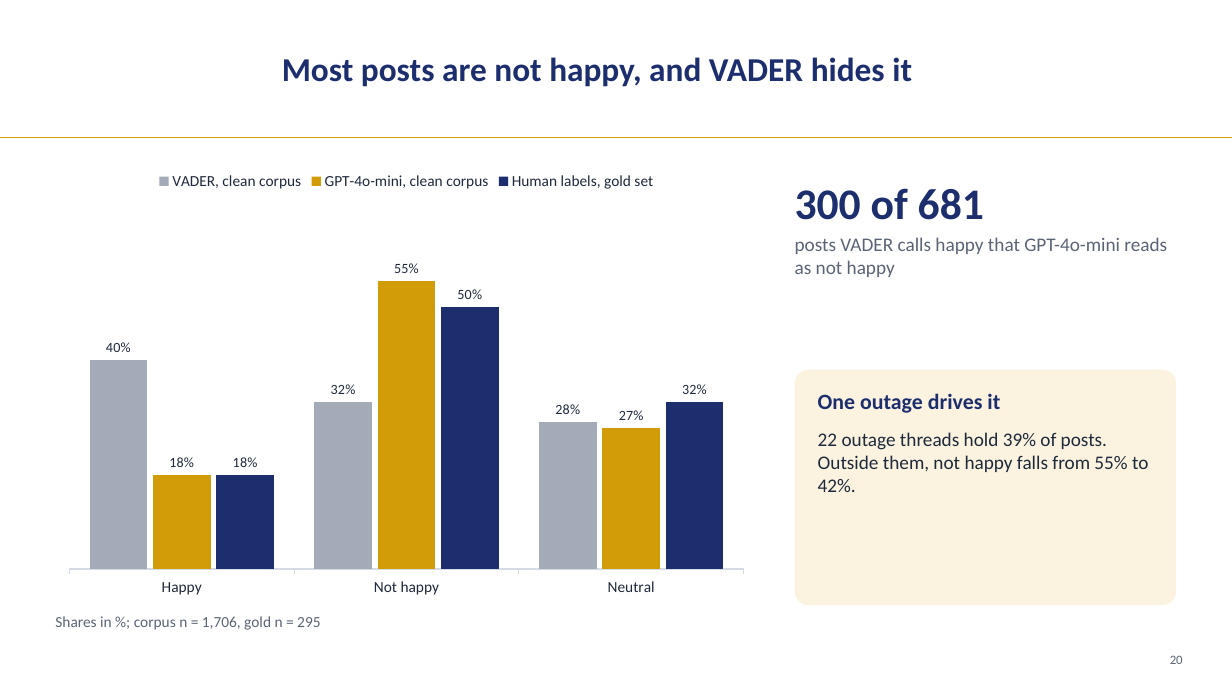
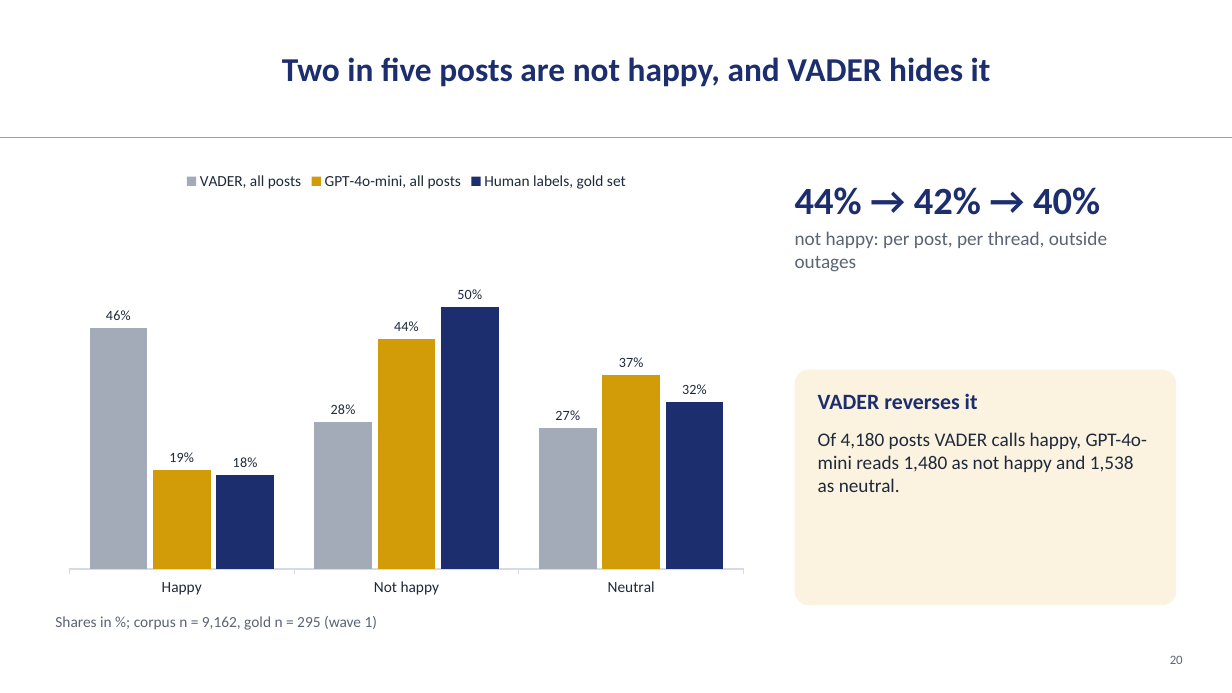
Before and after one commit to LizLicense/Public-Sentiment-Analysis-LLM-powered-Issue-Extraction, a slide deck: slide 20 of presentation/capstone_walkthrough.pptx. Drawn at 1232x693 pixels with LibreOffice and Linux fonts; fonts in the diff are those of the drawing; background and template pictures are left out. Boxes give left, top, right and bottom in pixels: in the first picture for what was removed or moved away, otherwise in the second. Text is boxed around its words. In the diff, an @@ line names an element or a change of style, - is before the commit and + after.

```diff
--- a/presentation/capstone_walkthrough.pptx
+++ b/presentation/capstone_walkthrough.pptx
@@ text at [282, 57, 991, 87]: text changed @@
-Most posts are not happy, and VADER hides it
+Two in five posts are not happy, and VADER hides it
@@ column chart at [55, 162, 758, 605] @@
-VADER, clean corpus: 40, 32, 28
+VADER, all posts: 46, 28, 27
-GPT-4o-mini, clean corpus: 18, 55, 27
+GPT-4o-mini, all posts: 19, 44, 37
@@ text at [795, 187, 1100, 215]: text changed; size 34 to 30 pt @@
-300 of 681
+44% → 42% → 40%
@@ text at [795, 231, 1107, 272]: text changed @@
-posts VADER calls happy that GPT-4o-mini reads as not happy
+not happy: per post, per thread, outside outages
@@ text at [818, 393, 978, 409]: text changed @@
-One outage drives it
+VADER reverses it
@@ text at [818, 432, 1148, 492]: text changed @@
-22 outage threads hold 39% of posts. Outside them, not happy falls from 55% to 42%.
+Of 4,180 posts VADER calls happy, GPT-4o-mini reads 1,480 as not happy and 1,538 as neutral.
@@ text at [55, 616, 377, 630]: text changed @@
-Shares in %; corpus n = 1,706, gold n = 295
+Shares in %; corpus n = 9,162, gold n = 295 (wave 1)
```
Also in this commit, not shown: 17 other slides changed, 1 slide added, 13 other files.
